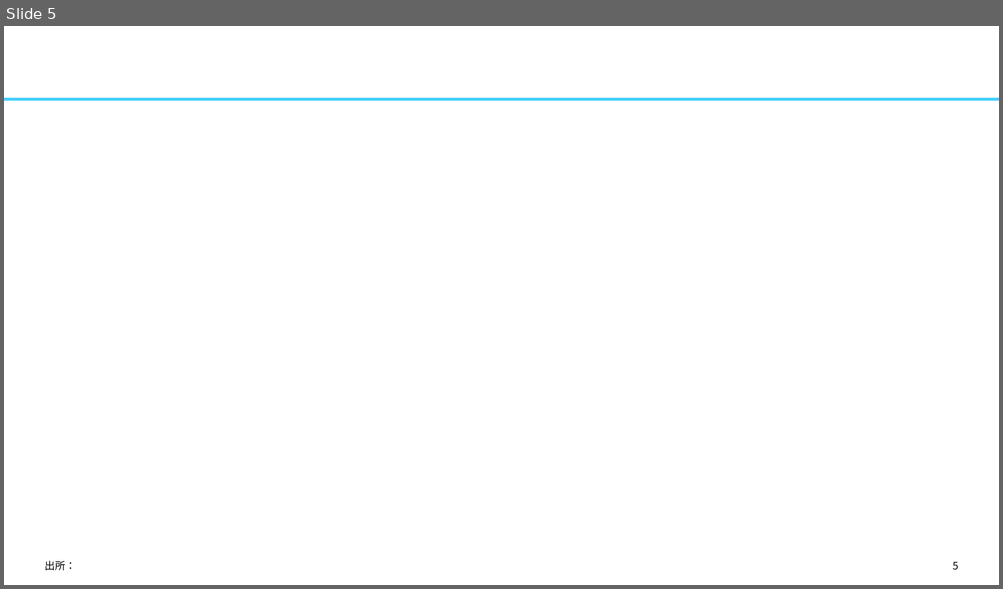
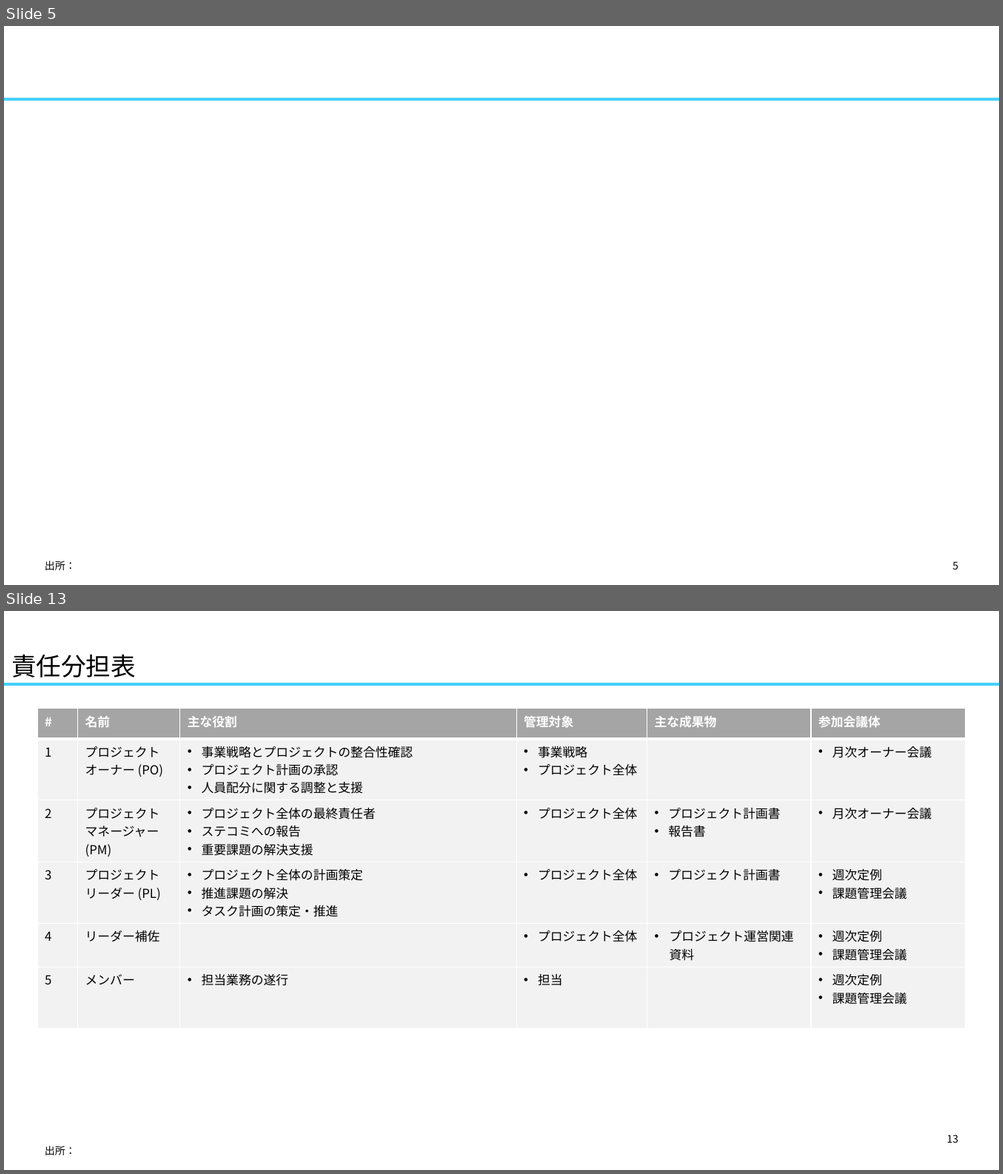
Before and after one commit to yuzucha16/dotfiles, a slide deck: office/Blank.potx. Shown one above the other, each under a label of ours: slide 5 before the commit, slides 5 and 13 after it; the slides between them are not shown. The pictures are 1003x589 and 1003x1174 pixels, drawn with LibreOffice and Linux fonts; fonts in the diff are those of the drawing. Boxes give left, top, right and bottom in pixels: in the first picture for what was removed or moved away, otherwise in the second. Text is boxed around its words. In the diff, an @@ line names an element or a change of style, - is before the commit and + after.

```diff
--- a/office/Blank.potx
+++ b/office/Blank.potx
@@ slide 13 added at (4,611,999,1170), background #FFFFFF; not listed: 1 template element that a slide beside it also shows @@
@@ title added at (11,654,136,678), 24 pt, text #000000 @@
+責任分担表
@@ table added at (37,709,966,1008), 6 rows, 6 columns @@
+# | 名前 | 主な役割 | 管理対象 | 主な成果物 | 参加会議体
+1 | プロジェクト / オーナー (PO) | 事業戦略とプロジェクトの整合性確認 / プロジェクト計画の承認 / 人員配分に関する調整と支援 | 事業戦略 / プロジェクト全体 |  | 月次オーナー会議
+2 | プロジェクト / マネージャー (PM) | プロジェクト全体の最終責任者 / ステコミへの報告 / 重要課題の解決支援 | プロジェクト全体 | プロジェクト計画書 / 報告書 | 月次オーナー会議
+3 | プロジェクト / リーダー (PL) | プロジェクト全体の計画策定 / 推進課題の解決 / タスク計画の策定・推進 | プロジェクト全体 | プロジェクト計画書 | 週次定例 / 課題管理会議
+4 | リーダー補佐 |  | プロジェクト全体 | プロジェクト運営関連資料 | 週次定例 / 課題管理会議
+5 | メンバー | 担当業務の遂行 | 担当 |  | 週次定例 / 課題管理会議
@@ page number added at (947,1135,959,1143), 10 pt, text #000000 @@
+13
@@ text added at (45,1146,76,1156), 10 pt, text #000000 @@
+出所：
```
Also in this commit, not shown: 29 other slides added, 1 other file.
